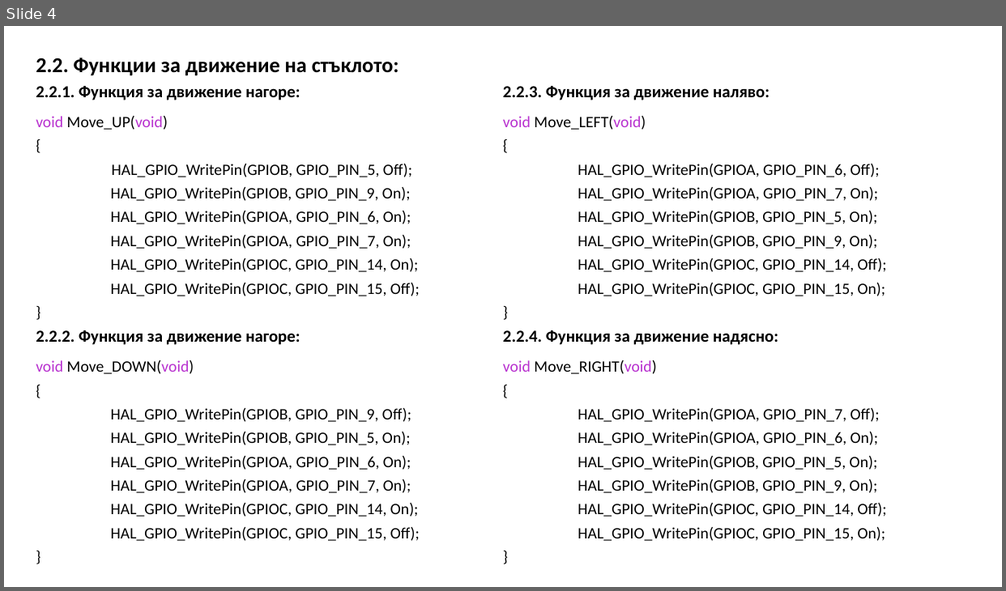
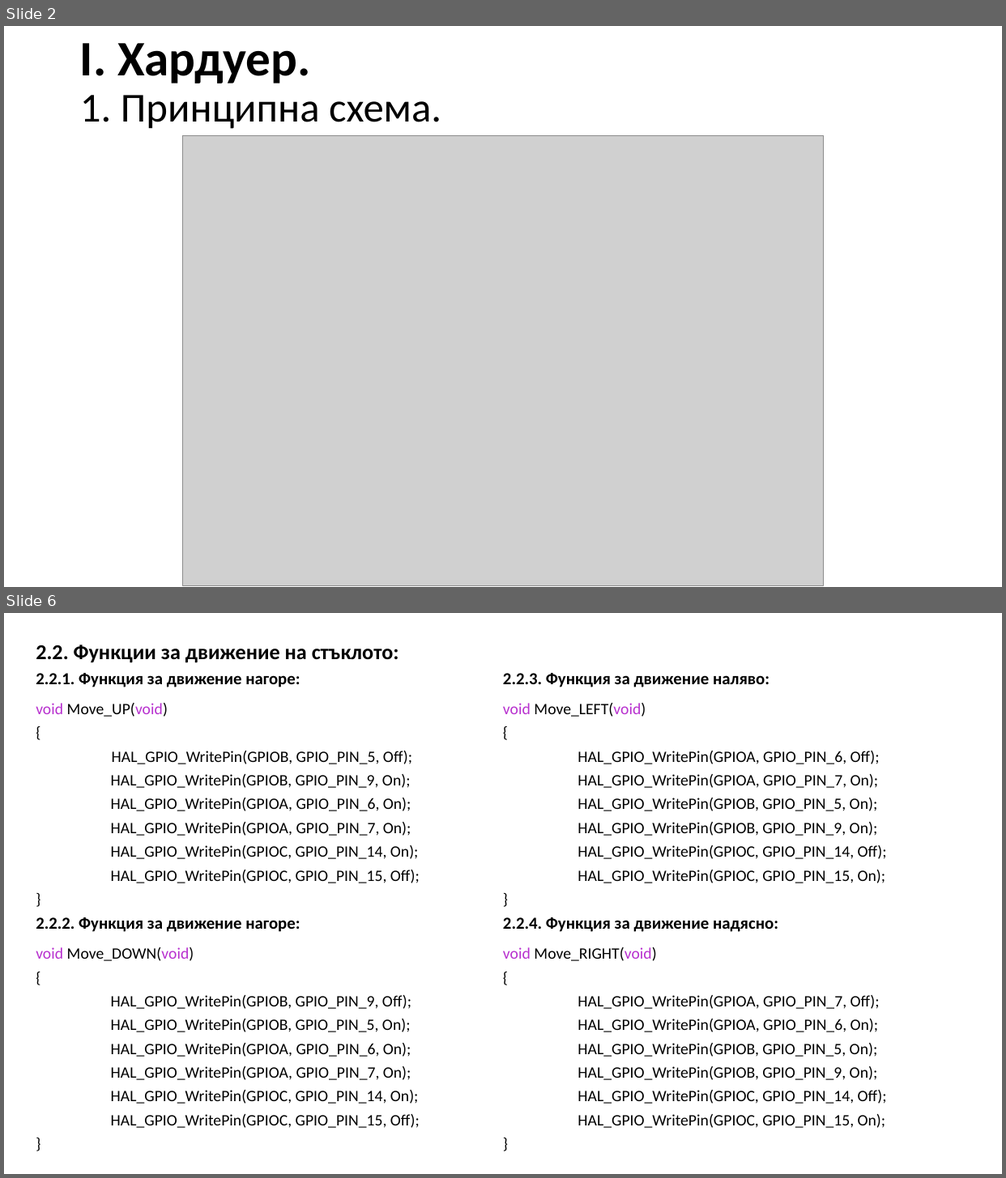
Before and after one commit to AlPagkou/EMZ-Project, a slide deck: ЕМЗ Проект.pptx. Shown one above the other, each under a label of ours: slide 4 before the commit, slides 2 and 6 after it; the slides between them are not shown. The pictures are 1006x591 and 1006x1178 pixels, drawn with LibreOffice and Linux fonts; fonts in the diff are those of the drawing; grey boxes stand for pictures. Boxes give left, top, right and bottom in pixels: in the first picture for what was removed or moved away, otherwise in the second. Text is boxed around its words. In the diff, an @@ line names an element or a change of style, - is before the commit and + after.

```diff
--- a/ЕМЗ Проект.pptx
+++ b/ЕМЗ Проект.pptx
@@ slide 2 added at (4, 26, 1002, 587), background #FFFFFF @@
@@ title added at (80, 43, 441, 129), 39.6 pt, text #000000 @@
+I. Хардуер.
+1. Принципна схема.
@@ picture added at (183, 136, 823, 586) @@
@@ what was slide 4 is now slide 6 @@
```
Also in this commit, not shown: 5 slides changed, 1 other slide added, 3 other files.
